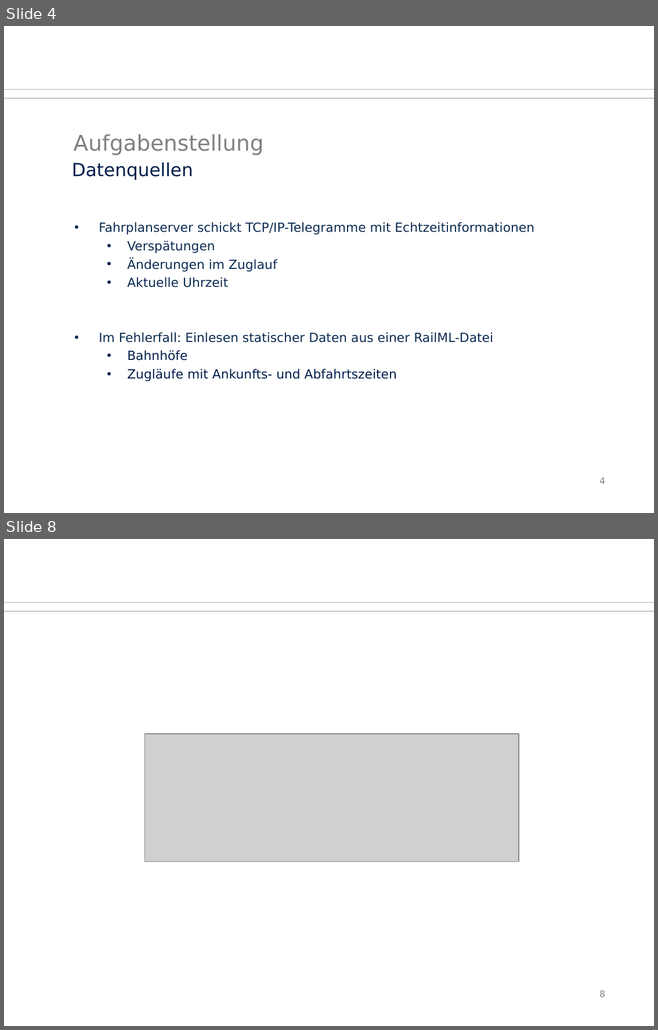
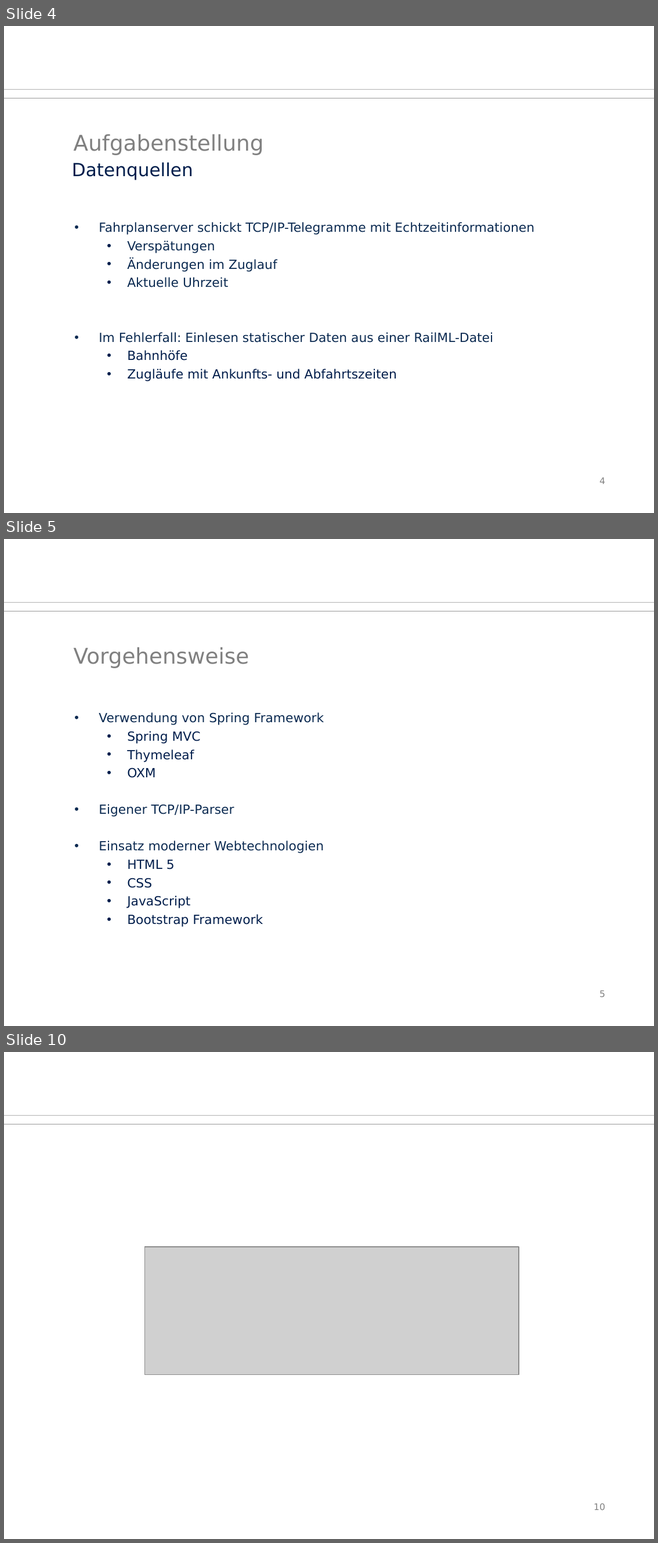
Before and after one commit to Juu98/fahrgastinformationssystem, a slide deck: organisation/zwischenpraesentation.odp. Shown one above the other, each under a label of ours: slides 4 and 8 before the commit, slides 4, 5 and 10 after it; the slides between them are not shown. The pictures are 658x1030 and 658x1543 pixels, drawn with LibreOffice and Linux fonts; fonts in the diff are those of the drawing; grey boxes stand for pictures; background and template pictures are left out. Boxes give left, top, right and bottom in pixels: in the first picture for what was removed or moved away, otherwise in the second. Text is boxed around its words. In the diff, an @@ line names an element or a change of style, - is before the commit and + after.

```diff
--- a/organisation/zwischenpraesentation.odp
+++ b/organisation/zwischenpraesentation.odp
@@ slide 5 added at box(4, 539, 654, 1026), background #FFFFFF; not listed: 2 template elements that a slide beside it also shows @@
@@ title added at box(74, 647, 249, 668), 24 pt, text #808080 @@
+Vorgehensweise
@@ text added at box(99, 712, 324, 927), 14 pt, text #0B2A51 @@
+• Verwendung von Spring Framework
+  • Spring MVC
+  • Thymeleaf
+  • OXM
+• Eigener TCP/IP-Parser
+• Einsatz moderner Webtechnologien
+  • HTML 5
+  • CSS
+  • JavaScript
+  • Bootstrap Framework
@@ page number added at box(599, 990, 605, 997), 10 pt, text #808080 @@
+5
@@ what was slide 8 is now slide 10 @@
@@ page number at box(593, 1503, 605, 1510): text changed @@
-8
+10
```
Also in this commit, not shown: 4 other slides added, 3 slides removed.
